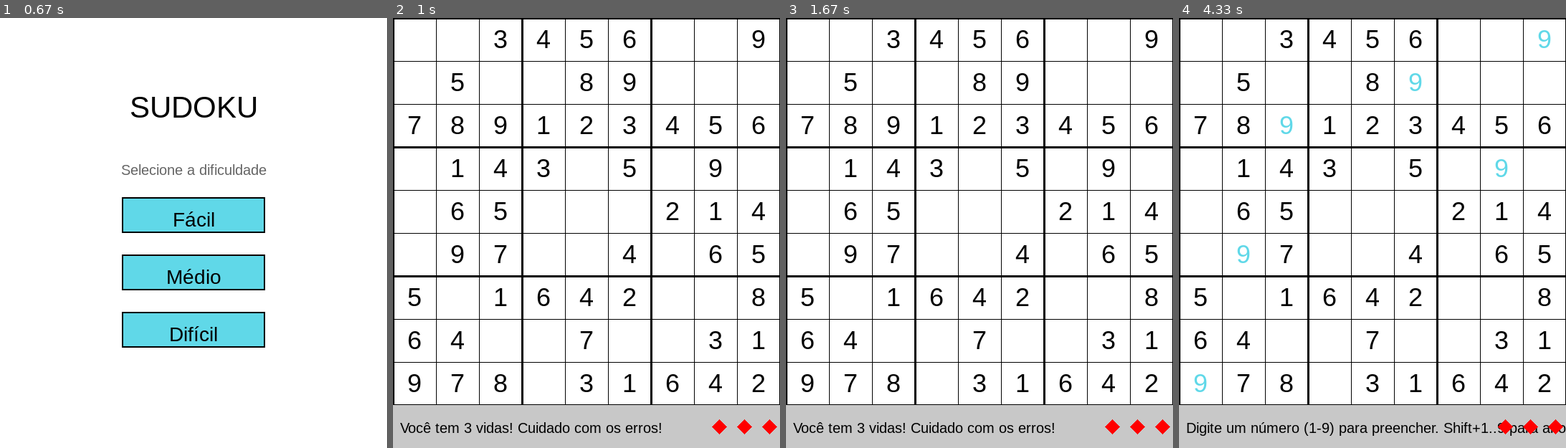
Above: before the commit, frames 1-4 (left to right).
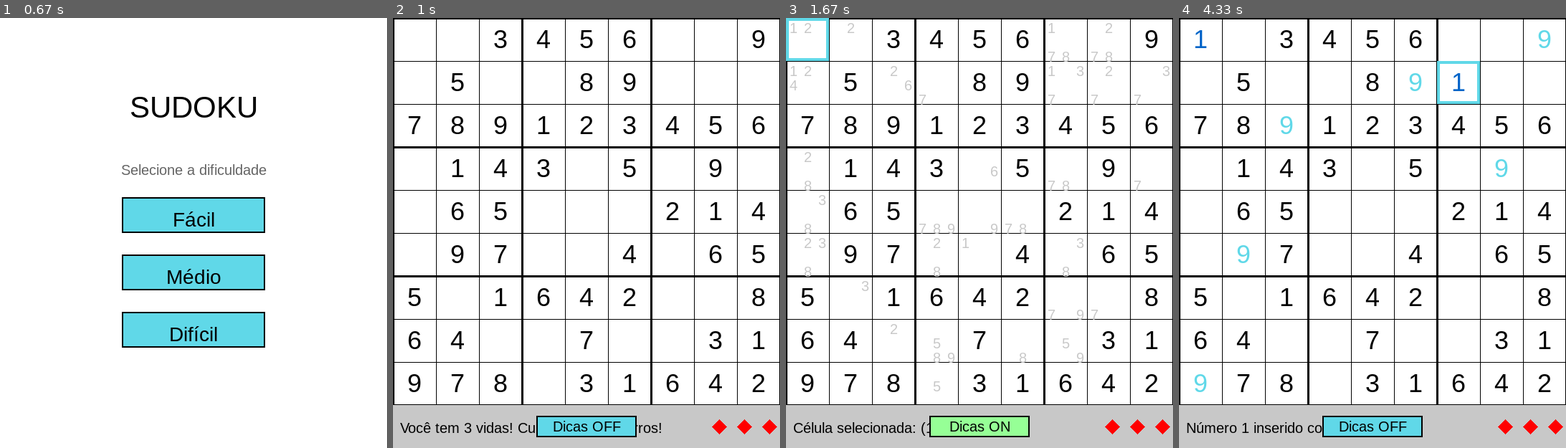
Above: after the commit, the same moments.

Repository: brunonettom/meus_codigos
Game: pygame game, started from SUDOKU/sudoku.py
The game is run twice, just before and just after one commit, with the same random seed, the same clock (stepped at 60 frames per second) and the same inputs.
Inputs (mouse positions are in pixels of both pictures, inside the frame that each line leads up to):
- Up to frame 1 (0.67 s): no input
- Up to frame 2 (1 s): click "Fácil" at 0.88 s
- Up to frame 3 (1.67 s): click (979, 426) at 1.22 s, where only the run after the commit has a clickable "Dicas OFF"; hold W from 1.5 s (still down); hold Up from 1.5 s (still down)
- Up to frame 4 (4.33 s): release W at 1.97 s; release Up at 1.97 s; hold Delete 2-2.47 s; hold Up 2-2.47 s; click (1372, 426) at 2.55 s, where only the run after the commit has a clickable "Dicas ON"; hold Up 2.83-3.3 s; tap 1 at 3.33, 4.15 s; click (1430, 82) at 3.72 s; hold Right from 4 s (still down)

Frame 1 is identical in both runs. In frame 2, 1.3% of the frame differs, in the area x 37-63%, y 92-98%; in frame 3, 3.0%, in the area x 0-100%, y 0-98%; in frame 4, 2.4%.

Commit message:
funcionando

Diff:
--- a/SUDOKU/sudoku.py
+++ b/SUDOKU/sudoku.py
@@ -37,6 +37,24 @@
     pygame.K_KP0: 0, pygame.K_KP1: 1, pygame.K_KP2: 2, pygame.K_KP3: 3, pygame.K_KP4: 4,
     pygame.K_KP5: 5, pygame.K_KP6: 6, pygame.K_KP7: 7, pygame.K_KP8: 8, pygame.K_KP9: 9
 }
+
+# Teclas de navegação
+ARROW_KEYS = {
+    pygame.K_UP: (-1, 0),     # Cima
+    pygame.K_DOWN: (1, 0),    # Baixo
+    pygame.K_LEFT: (0, -1),   # Esquerda
+    pygame.K_RIGHT: (0, 1),   # Direita
+    pygame.K_w: (-1, 0),      # W - Cima
+    pygame.K_s: (1, 0),       # S - Baixo
+    pygame.K_a: (0, -1),      # A - Esquerda
+    pygame.K_d: (0, 1)        # D - Direita
+}
+
+# Botão de dicas
+HINT_BUTTON = pygame.Rect(WIDTH // 2 - 70, HEIGHT - 45, 140, 30)
+
+# Estado das dicas
+HINTS_ENABLED = False
 
 # Imagem de coração (vida)
 heart_img = pygame.Surface((30, 30), pygame.SRCALPHA)
@@ -58,7 +76,15 @@
         self.lives = 3
         self.difficulty = difficulty
         self.solution = None
+        self.saved_notes = None  # Para guardar o estado anterior das dicas
+
+        # Histórico para undo/redo
+        self.history = []
+        self.future = []
+
+        # Primeiro gera o puzzle, depois salva o estado inicial
         self.generate_puzzle()
+        self.save_state()  # Salva o estado inicial após gerar o puzzle, não antes
 
     def is_valid(self, row, col, num):
         # Verifica se o número é válido na linha
@@ -173,6 +199,131 @@
     def lose_life(self):
         self.lives -= 1
         return self.lives <= 0
+
+    def update_notes(self):
+        """Atualiza automaticamente as anotações de todas as células"""
+        # Percorre todas as células do tabuleiro
+        for row in range(GRID_SIZE):
+            for col in range(GRID_SIZE):
+                # Pula células já preenchidas
+                if self.board[row][col] != 0:
+                    self.notes[row][col].clear()
+                    continue
+
+                # Se a célula está vazia, atualiza suas anotações
+                # Primeiro verifica se já tem anotações, caso não tenha, adiciona todas possibilidades
+                if not self.notes[row][col]:
+                    self.notes[row][col] = set(range(1, 10))
+
+                # Remove números que já aparecem na linha, coluna ou quadrado 3x3
+                # Linha
+                for x in range(GRID_SIZE):
+                    if self.board[row][x] != 0 and self.board[row][x] in self.notes[row][col]:
+                        self.notes[row][col].remove(self.board[row][x])
+
+                # Coluna
+                for x in range(GRID_SIZE):
+                    if self.board[x][col] != 0 and self.board[x][col] in self.notes[row][col]:
+                        self.notes[row][col].remove(self.board[x][col])
+
+                # Quadrado 3x3
+                start_row, start_col = 3 * (row // 3), 3 * (col // 3)
+                for i in range(3):
+                    for j in range(3):
+                        r, c = start_row + i, start_col + j
+                        if self.board[r][c] != 0 and self.board[r][c] in self.notes[row][col]:
+                            self.notes[row][col].remove(self.board[r][c])
+
+    def save_state(self):
+        """Salva o estado atual do tabuleiro e notas no histórico"""
+        # Copia o tabuleiro atual e as notas
+        board_copy = [row[:] for row in self.board]
+        notes_copy = [[self.notes[row][col].copy() for col in range(GRID_SIZE)] for row in range(GRID_SIZE)]
+
+        # Adiciona ao histórico
+        self.history.append({
+            'board': board_copy,
+            'notes': notes_copy,
+            'hints_enabled': HINTS_ENABLED  # Salva também o estado das dicas
+        })
+
+        # Limpa o futuro ao fazer uma nova ação
+        self.future = []
+
+        # Limita o tamanho do histórico para evitar uso excessivo de memória
+        if len(self.history) > 100:
+            self.history.pop(0)
+
+    def undo(self):
+        """Desfaz a última jogada"""
+        global HINTS_ENABLED
+
+        if len(self.history) <= 1:
+            return False  # Não há o que desfazer
+
+        # Move o estado atual para o futuro
+        current_state = self.history.pop()
+        self.future.append(current_state)
+
+        # Restaura o estado anterior
+        previous_state = self.history[-1]
+        self.board = [row[:] for row in previous_state['board']]
+        self.notes = [[previous_state['notes'][row][col].copy() for col in range(GRID_SIZE)] for row in range(GRID_SIZE)]
+
+        # Restaura o estado das dicas se estiver armazenado
+        if 'hints_enabled' in previous_state:
+            HINTS_ENABLED = previous_state['hints_enabled']
+
+        return True
+
+    def redo(self):
+        """Refaz a última jogada desfeita"""
+        global HINTS_ENABLED
+
+        if not self.future:
+            return False  # Não há o que refazer
+
+        # Restaura o próximo estado
+        next_state = self.future.pop()
+        self.history.append(next_state)
+
+        # Aplica o estado
+        self.board = [row[:] for row in next_state['board']]
+        self.notes = [[next_state['notes'][row][col].copy() for col in range(GRID_SIZE)] for row in range(GRID_SIZE)]
+
+        # Restaura o estado das dicas se estiver armazenado
+        if 'hints_enabled' in next_state:
+            HINTS_ENABLED = next_state['hints_enabled']
+
+        return True
+
+    def toggle_notes(self):
+        """Alterna entre mostrar e esconder as dicas"""
+        global HINTS_ENABLED
+
+        # Salvar o estado antes de alterá-lo
+        self.save_state()
+
+        if not HINTS_ENABLED:  # Se as dicas estiverem desativadas, vamos ativá-las
+            # Guarda o estado atual das anotações
+            self.saved_notes = [[self.notes[row][col].copy() for col in range(GRID_SIZE)] for row in range(GRID_SIZE)]
+            # Atualiza as anotações conforme as regras do Sudoku
+            self.update_notes()
+            HINTS_ENABLED = True
+        else:  # Se as dicas estiverem ativadas, vamos desativá-las
+            # Restaura o estado anterior das anotações, se disponível
+            if self.saved_notes is not None:
+                self.notes = [[self.saved_notes[row][col].copy() for col in range(GRID_SIZE)] for row in range(GRID_SIZE)]
+            else:
+                # Limpa todas as anotações se não houver estado salvo
+                self.notes = [[set() for _ in range(GRID_SIZE)] for _ in range(GRID_SIZE)]
+            HINTS_ENABLED = False
+
+    # Adicionar método para atualizar as dicas quando necessário
+    def update_if_hints_enabled(self):
+        """Atualiza as dicas automaticamente se estiverem habilitadas"""
+        if HINTS_ENABLED:
+            self.update_notes()
 
 def draw_grid():
     # Desenha as linhas do grid
@@ -238,6 +389,14 @@
     status_text = small_font.render(message, True, color)
     screen.blit(status_text, (10, HEIGHT - 40))
 
+    # Desenha o botão de dicas com texto apropriado
+    button_color = LIGHT_BLUE if not HINTS_ENABLED else (150, 255, 150)  # Verde claro se ativado
+    pygame.draw.rect(screen, button_color, HINT_BUTTON)
+    pygame.draw.rect(screen, BLACK, HINT_BUTTON, 2)
+
+    hint_text = small_font.render("Dicas " + ("ON" if HINTS_ENABLED else "OFF"), True, BLACK)
+    screen.blit(hint_text, (WIDTH // 2 - hint_text.get_width() // 2, HEIGHT - 45 + (30 - hint_text.get_height()) // 2))
+
 def draw_lives(sudoku):
     # Desenha os corações representando as vidas
     for i in range(3):
@@ -287,27 +446,28 @@
 
     # Mensagem de game over
     game_over_text = large_font.render("GAME OVER", True, RED)
-    screen.blit(game_over_text, (WIDTH // 2 - game_over_text.get_width() // 2, 150))
+    screen.blit(game_over_text, (WIDTH // 2 - game_over_text.get_width() // 2, 80))
 
     # Instruções
     press_any_key = small_font.render("Pressione qualquer tecla para voltar ao menu", True, WHITE)
-    screen.blit(press_any_key, (WIDTH // 2 - press_any_key.get_width() // 2, 220))
+    screen.blit(press_any_key, (WIDTH // 2 - press_any_key.get_width() // 2, 130))
 
     # Mostra a solução correta
     solution_text = medium_font.render("Solução:", True, WHITE)
-    screen.blit(solution_text, (WIDTH // 2 - solution_text.get_width() // 2, 280))
-
-    # Desenha o tabuleiro resolvido
-    cell_size_small = CELL_SIZE * 0.6
+    screen.blit(solution_text, (WIDTH // 2 - solution_text.get_width() // 2, 170))
+
+    # Desenha o tabuleiro resolvido em tamanho reduzido para caber na tela
+    cell_size_small = CELL_SIZE * 0.5  # Reduzido para 50% do tamanho original
     for i in range(9):
         for j in range(9):
             value = sudoku.solution[i][j]
             # Calcula posição para tabuleiro centralizado e menor
             x = WIDTH // 2 - (cell_size_small * 9) // 2 + j * cell_size_small
-            y = 320 + i * cell_size_small
-
-            # Desenha o número
-            num_surface = small_font.render(str(value), True, WHITE)
+            y = 200 + i * cell_size_small
+
+            # Desenha o número em fonte menor
+            mini_font = pygame.font.SysFont("Arial", 12)
+            num_surface = mini_font.render(str(value), True, WHITE)
             screen.blit(num_surface, (x + (cell_size_small - num_surface.get_width()) // 2,
                                      y + (cell_size_small - num_surface.get_height()) // 2))
 
@@ -315,7 +475,7 @@
     for i in range(10):
         line_width = 2 if i % 3 == 0 else 1
         x = WIDTH // 2 - (cell_size_small * 9) // 2 + i * cell_size_small
-        y = 320
+        y = 200
         pygame.draw.line(screen, WHITE, (x, y), (x, y + cell_size_small * 9), line_width)
         pygame.draw.line(screen, WHITE, (WIDTH // 2 - (cell_size_small * 9) // 2, y + i * cell_size_small),
                          (WIDTH // 2 + (cell_size_small * 9) // 2, y + i * cell_size_small), line_width)
@@ -351,7 +511,13 @@
             screen.fill(WHITE)
             draw_grid()
             draw_numbers(sudoku)
-            selected_cell = draw_selected_cell(selected_pos, sudoku)
+
+            # Gerencia a célula selecionada
+            if selected_pos:
+                selected_cell = draw_selected_cell(selected_pos, sudoku)
+            else:
+                selected_cell = None
+
             draw_status_bar(message)
             draw_lives(sudoku)
 
@@ -361,7 +527,12 @@
                 elif event.type == pygame.MOUSEBUTTONDOWN:
                     if event.button == 1:
                         mouse_pos = pygame.mouse.get_pos()
-                        if mouse_pos[1] < HEIGHT - 60:
+                        # Verifica se clicou no botão de dicas
+                        if HINT_BUTTON.collidepoint(mouse_pos):
+                            sudoku.toggle_notes()
+                            message = f"Dicas {'ativadas' if HINTS_ENABLED else 'desativadas'}!"
+                        # Verifica se clicou no tabuleiro
+                        elif mouse_pos[1] < HEIGHT - 60:
                             selected_pos = mouse_pos
                             col, row = mouse_pos[0] // CELL_SIZE, mouse_pos[1] // CELL_SIZE
                             if 0 <= row < GRID_SIZE and 0 <= col < GRID_SIZE:
@@ -376,12 +547,60 @@
                                     sudoku.highlight_number = None
                             message = "Digite um número (1-9) para preencher. Shift+1..9 para anotar."
                 elif event.type == pygame.KEYDOWN:
+                    # Navegação com setas
+                    if event.key in ARROW_KEYS:
+                        if selected_pos is None:
+                            # Se nenhuma célula estiver selecionada, começa na primeira célula
+                            selected_pos = (CELL_SIZE // 2, CELL_SIZE // 2)
+                        else:
+                            # Calcula a célula atual
+                            col, row = selected_pos[0] // CELL_SIZE, selected_pos[1] // CELL_SIZE
+
+                            # Move para a próxima célula na direção indicada
+                            drow, dcol = ARROW_KEYS[event.key]
+                            new_row = max(0, min(GRID_SIZE - 1, row + drow))
+                            new_col = max(0, min(GRID_SIZE - 1, col + dcol))
+
+                            # Atualiza a posição selecionada
+                            selected_pos = (new_col * CELL_SIZE + CELL_SIZE // 2,
+                                           new_row * CELL_SIZE + CELL_SIZE // 2)
+
+
+                            message = f"Célula selecionada: ({new_row+1}, {new_col+1})"
+
+                    # Processamento de entrada numérica e outras teclas
                     if selected_cell:
                         row, col = selected_cell
+                        # Corrigido: detecta shift + teclado numérico corretamente
+                        mods = pygame.key.get_mods()
+                        is_shift_pressed = mods & pygame.KMOD_SHIFT
+                        is_ctrl_pressed = mods & pygame.KMOD_CTRL
+
+                        # Verifica se é Ctrl+Z (desfazer) ou Ctrl+Shift+Z (refazer)
+                        if is_ctrl_pressed:
+                            if event.key == pygame.K_z:
+                                if is_shift_pressed:
+                                    # Ctrl+Shift+Z = Refazer
+                                    if sudoku.redo():
+                                        message = "Ação refeita"
+                                    else:
+                                        message = "Não há ações para refazer"
+                                else:
+                                    # Ctrl+Z = Desfazer
+                                    if sudoku.undo():
+                                        message = "Ação desfeita"
+                                    else:
+                                        message = "Não há ações para desfazer"
+                                continue
+
                         # Anotação: Shift+número (incluindo teclado numérico)
-                        if event.key in NUMERIC_KEYS and NUMERIC_KEYS[event.key] > 0 and (pygame.key.get_mods() & pygame.KMOD_SHIFT):
+                        if event.key in NUMERIC_KEYS and NUMERIC_KEYS[event.key] > 0 and is_shift_pressed and not is_ctrl_pressed:
                             num = NUMERIC_KEYS[event.key]
                             if sudoku.original_board[row][col] == 0 and sudoku.board[row][col] == 0:
+                                # Salva o estado antes de modificar
+                                sudoku.save_state()
+
+
                                 if num in sudoku.notes[row][col]:
                                     sudoku.notes[row][col].remove(num)
                                 else:
@@ -389,6 +608,9 @@
                                 message = f"Anotação {num} {'removida' if num not in sudoku.notes[row][col] else 'adicionada'}."
                         # Preenchimento normal (incluindo teclado numérico)
                         elif event.key in NUMERIC_KEYS and NUMERIC_KEYS[event.key] > 0:
+                            # Salva o estado antes de tentar inserir um número
+                            sudoku.save_state()
+
                             num = NUMERIC_KEYS[event.key]
                             if sudoku.original_board[row][col] == 0:
                                 correct_num = sudoku.solution[row][col]
@@ -396,6 +618,8 @@
                                 if num == correct_num:  # Resposta correta
                                     sudoku.board[row][col] = num
                                     sudoku.notes[row][col].clear()
+                                    # Atualiza as dicas automaticamente quando inserimos um número correto
+                                    sudoku.update_if_hints_enabled()
                                     message = f"Número {num} inserido corretamente!"
                                 else:  # Resposta errada
                                     if sudoku.lose_life():  # Perde uma vida
@@ -405,8 +629,13 @@
                                         message = f"Número errado! Você perdeu uma vida! ({sudoku.lives} restantes)"
                         elif event.key in (pygame.K_DELETE, pygame.K_BACKSPACE):
                             if sudoku.original_board[row][col] == 0:
+                                # Salva o estado antes de apagar
+                                sudoku.save_state()
+
                                 sudoku.board[row][col] = 0
                                 sudoku.notes[row][col].clear()
+                                # Atualiza as dicas automaticamente quando removemos um número
+                                sudoku.update_if_hints_enabled()
                                 message = "Número apagado."
                     # Tecla V para verificar se o tabuleiro está completo
                     elif event.key == pygame.K_v:
